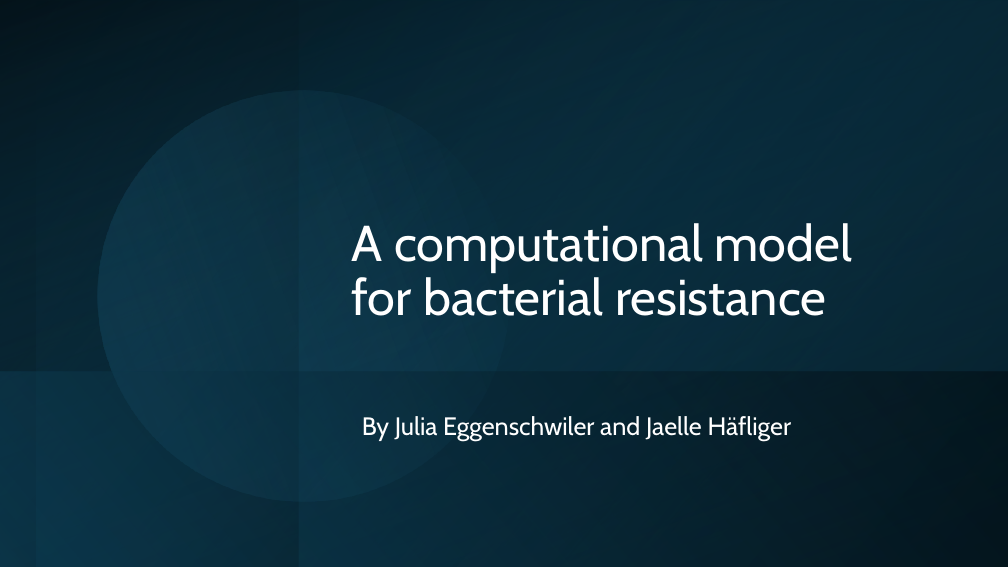
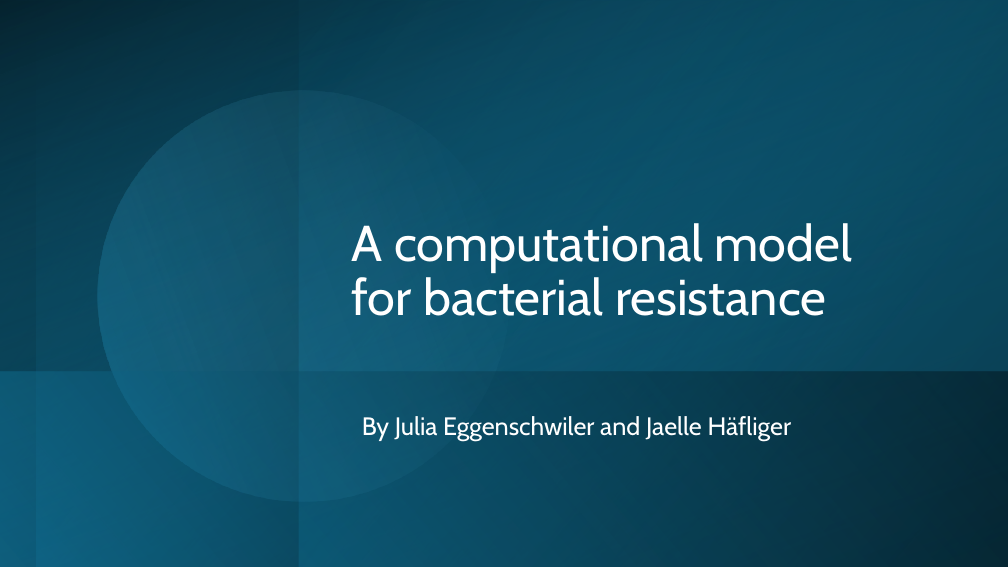
Before and after one commit to Julia-Eggenschwiler/THEEproject_Jaelle_Julia, a slide deck: slide 1 of THEE_project.pptx. Drawn at 1008x567 pixels with LibreOffice and Linux fonts; fonts in the diff are those of the drawing. Boxes give left, top, right and bottom in pixels: in the first picture for what was removed or moved away, otherwise in the second. Text is boxed around its words. In the diff, an @@ line names an element or a change of style, - is before the commit and + after.

```diff
--- a/THEE_project.pptx
+++ b/THEE_project.pptx
@@ rectangle at box(0, 0, 1008, 567): fill gradient #000000 to #104862 to gradient #000000 to #1482AC @@
@@ rectangle at box(36, 0, 1008, 567): fill gradient #0B3041 to #156082 to gradient #0E5772 to #1CADE4 @@
@@ ellipse at box(65, 59, 542, 534): fill gradient #156082 to #46B1E1 to gradient #1CADE4 to #77CEEF @@
@@ fill gradient #104862 to #000000 to gradient #1482AC to #000000 in 4 elements at box(0, 0, 298, 567), box(0, 0, 1008, 567), box(299, 1, 1008, 567), box(0, 371, 1008, 567) @@
```
Also in this commit, not shown: 5 other slides changed, 2 other files.
